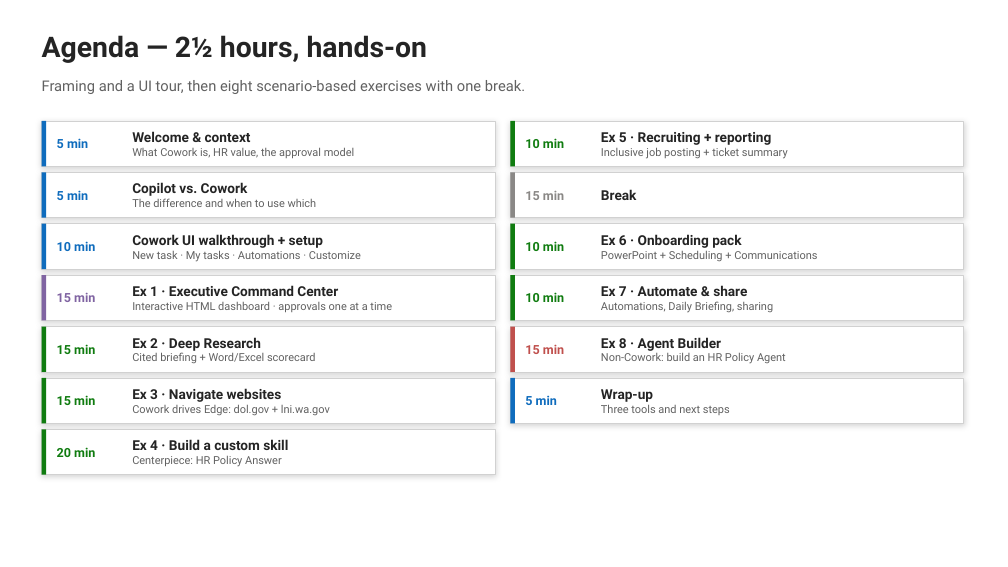
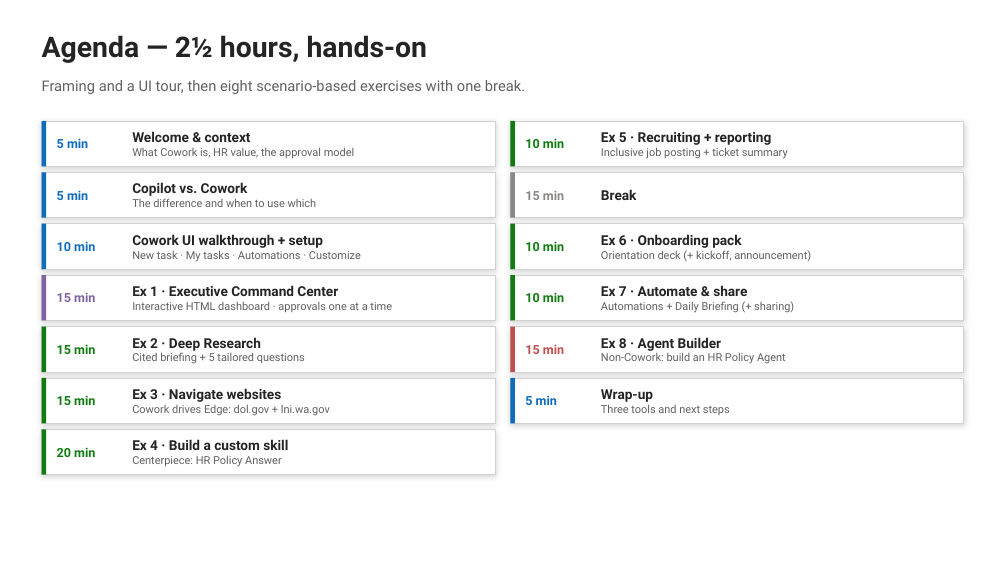
Before and after one commit to ragage/ai_hr_cowork_workshop, a slide deck: slide 2 of instructor/instructor-deck.pptx. Drawn at 1008x567 pixels with LibreOffice and Linux fonts; fonts in the diff are those of the drawing. Boxes give left, top, right and bottom in pixels: in the first picture for what was removed or moved away, otherwise in the second. Text is boxed around its words. In the diff, an @@ line names an element or a change of style, - is before the commit and + after.

```diff
--- a/instructor/instructor-deck.pptx
+++ b/instructor/instructor-deck.pptx
@@ text at (x1=601, y1=250, x2=811, y2=261): text changed @@
-PowerPoint + Scheduling + Communications
+Orientation deck (+ kickoff, announcement)
@@ text at (x1=601, y1=301, x2=794, y2=313): text changed @@
-Automations, Daily Briefing, sharing
+Automations + Daily Briefing (+ sharing)
@@ text at (x1=132, y1=352, x2=305, y2=363): text changed @@
-Cited briefing + Word/Excel scorecard
+Cited briefing + 5 tailored questions
```
Also in this commit, not shown: 17 other slides changed, 19 other files.
